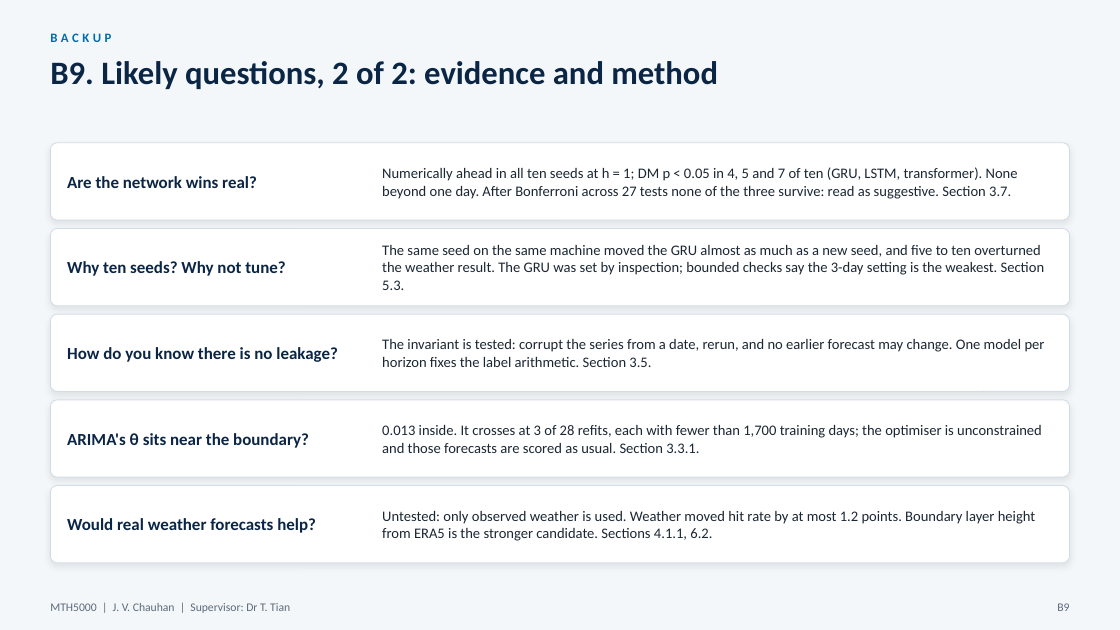
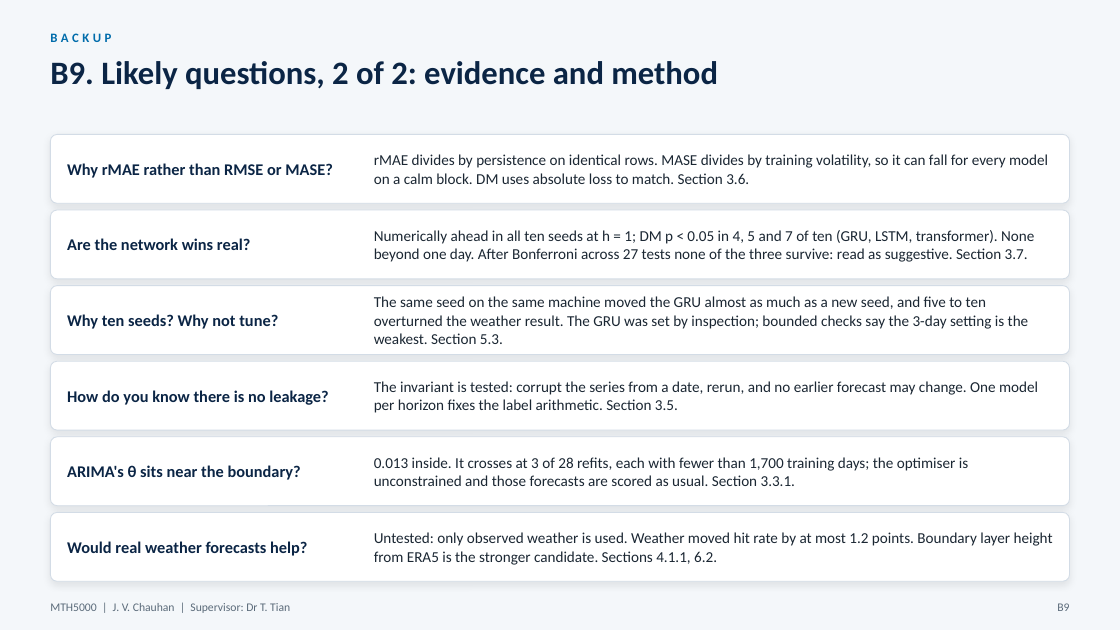
Before and after one commit to JC16092/mth5000-aqi-forecast, a slide deck: slide 43 of presentation_new/MTH5000_oral_presentation.pptx. Drawn at 1120x630 pixels with LibreOffice and Linux fonts; fonts in the diff are those of the drawing. Boxes give left, top, right and bottom in pixels: in the first picture for what was removed or moved away, otherwise in the second. Text is boxed around its words. In the diff, an @@ line names an element or a change of style, - is before the commit and + after.

```diff
--- a/presentation_new/MTH5000_oral_presentation.pptx
+++ b/presentation_new/MTH5000_oral_presentation.pptx
@@ rounded rectangle: place and size @@
-rounded rectangle at <box>50,143,1070,220</box>
+rounded rectangle at <box>50,134,1070,203</box>
@@ text added at <box>67,163,332,178</box>, 14 pt, text #0B2545, bold @@
+Why rMAE rather than RMSE or MASE?
@@ text added at <box>374,154,1048,184</box>, 13 pt, text #1B2733 @@
+rMAE divides by persistence on identical rows. MASE divides by training volatility, so it can fall for every model on a calm block. DM uses absolute loss to match. Section 3.6.
@@ rounded rectangle: place and size @@
-rounded rectangle at <box>50,229,1070,306</box>
+rounded rectangle at <box>50,210,1070,279</box>
@@ size 14.5 to 14 pt in 5 elements at <box>67,541,307,556</box>, <box>67,465,301,480</box>, <box>67,390,328,405</box>, <box>67,314,278,329</box>, <box>67,238,251,250</box> @@
@@ text "Are the network wins real?": place and size @@
-text "Are the network wins real?" at <box>67,176,257,188</box>
+text "Are the network wins real?" at <box>67,238,251,250</box>
@@ size 12.5 to 13 pt in 5 elements at <box>374,532,1053,565</box>, <box>374,457,968,486</box>, <box>374,381,1038,413</box>, <box>374,296,1029,344</box>, <box>374,230,1034,262</box> @@
@@ text "Numerically ahead in all ten ...": place and size @@
-text "Numerically ahead in all ten ..." at <box>382,167,1018,199</box>
+text "Numerically ahead in all ten ..." at <box>374,230,1034,262</box>
@@ rounded rectangle: place and size @@
-rounded rectangle at <box>50,314,1070,392</box>
+rounded rectangle at <box>50,286,1070,355</box>
@@ text "Why ten seeds? Why not ...": place and size @@
-text "Why ten seeds? Why not ..." at <box>67,261,285,276</box>
+text "Why ten seeds? Why not ..." at <box>67,314,278,329</box>
@@ text "The same seed on the ...": place and size @@
-text "The same seed on the ..." at <box>382,245,1045,290</box>
+text "The same seed on the ..." at <box>374,296,1029,344</box>
@@ rounded rectangle: place and size @@
-rounded rectangle at <box>50,400,1070,477</box>
+rounded rectangle at <box>50,361,1070,430</box>
@@ text "How do you know there ...": place and size @@
-text "How do you know there ..." at <box>67,347,338,362</box>
+text "How do you know there ..." at <box>67,390,328,405</box>
@@ text "The invariant is tested: corrupt ...": place and size @@
-text "The invariant is tested: corrupt ..." at <box>382,339,1045,367</box>
+text "The invariant is tested: corrupt ..." at <box>374,381,1038,413</box>
@@ proportions changed in 5 elements at <box>50,134,1070,203</box>, <box>50,210,1070,279</box>, <box>50,286,1070,355</box>, <box>50,361,1070,430</box>, <box>50,437,1070,506</box> @@
@@ rounded rectangle: place and size @@
-rounded rectangle at <box>50,486,1070,563</box>
+rounded rectangle at <box>50,437,1070,506</box>
@@ text "ARIMA's θ sits near the ...": place and size @@
-text "ARIMA's θ sits near the ..." at <box>67,433,309,448</box>
+text "ARIMA's θ sits near the ..." at <box>67,465,301,480</box>
@@ text "0.013 inside. It crosses at ...": place and size @@
-text "0.013 inside. It crosses at ..." at <box>382,425,1042,453</box>
+text "0.013 inside. It crosses at ..." at <box>374,457,968,486</box>
@@ rounded rectangle added at <box>50,513,1070,581</box>, fill #FFFFFF, outline #D3DCE6 0.75 pt @@
@@ text "Would real weather forecasts help?": place and size @@
-text "Would real weather forecasts help?" at <box>67,518,316,533</box>
+text "Would real weather forecasts help?" at <box>67,541,307,556</box>
@@ text "Untested: only observed weather is ...": place and size @@
-text "Untested: only observed weather is ..." at <box>382,511,1035,541</box>
+text "Untested: only observed weather is ..." at <box>374,532,1053,565</box>
```
Also in this commit, not shown: 13 other slides changed, 4 other files.
